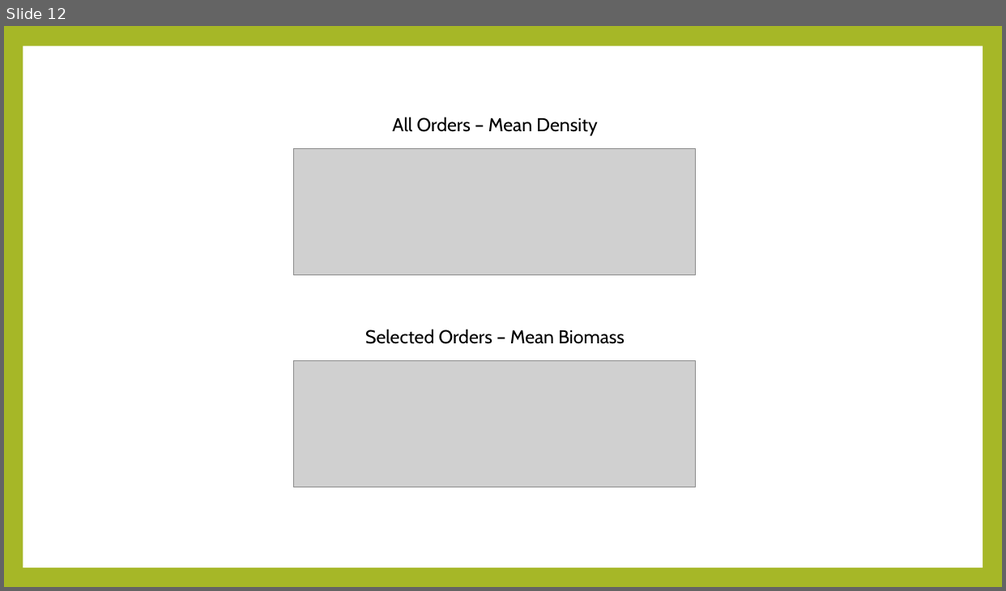
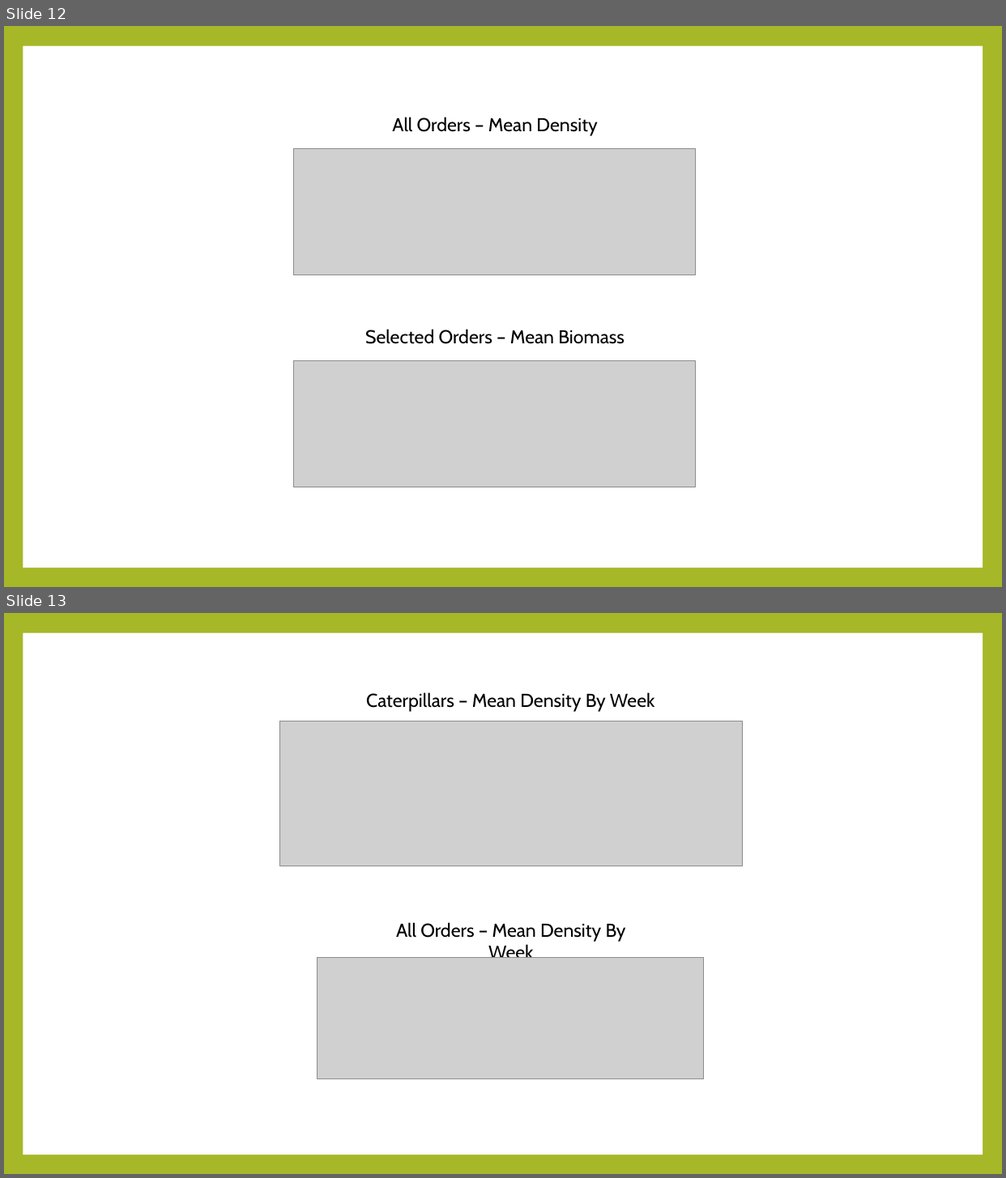
Before and after one commit to hurlbertlab/caterpillars-count-analysis, a slide deck: Caterpillars-Count.pptx. Shown one above the other, each under a label of ours: slide 12 before the commit, slides 12 and 13 after it. The pictures are 1006x591 and 1006x1178 pixels, drawn with LibreOffice and Linux fonts; fonts in the diff are those of the drawing; grey boxes stand for pictures. Boxes give left, top, right and bottom in pixels: in the first picture for what was removed or moved away, otherwise in the second. Text is boxed around its words. In the diff, an @@ line names an element or a change of style, - is before the commit and + after.

```diff
--- a/Caterpillars-Count.pptx
+++ b/Caterpillars-Count.pptx
@@ slide 13 added at [4,613,1002,1174], background #A6B727; not listed: 1 template element that a slide beside it also shows @@
@@ text added at [366,692,655,712], 18 pt, text #000000 @@
+Caterpillars – Mean Density By Week
@@ picture added at [279,721,743,866] @@
@@ text added at [396,922,626,958], 18 pt, text #000000 @@
+All Orders – Mean Density By Week
@@ picture added at [317,957,704,1080] @@
```
Also in this commit, not shown: 5 slides changed, 4 other slides added, 2 slides removed.
